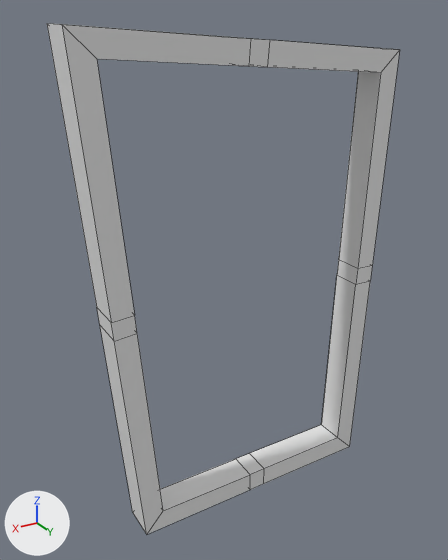
The Blender file camera-game/Assets/Objects/Level Elements/WIP/Objects.blend, before and after one commit.
One viewpoint serves both versions: a 50 mm lens placed at (1.525, 1.687, 1.637), pointed at (0.5, -0.021, 0.783). Lighting does not change. The marker at lower left points along +X, +Y and +Z. Mesh edges are drawn as thin lines. The same objects are shown in both versions, whatever each file hides.

Names of what the first picture shows: 'DoorFrame'.
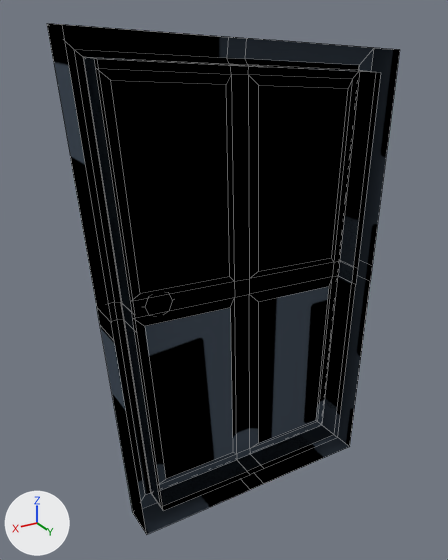
Changed parts and their boxes (x1, y1, x2, y2) in the pictures (448 x 560 px):
part 1 of me_plane_006, added (black): after (84, 57, 376, 506)
part 2 of me_plane_006, deleted: before (62, 24, 400, 534)
part 3 of me_plane_006, recoloured: before (47, 24, 380, 533); after (47, 24, 400, 534)

Patch to the scene script:
```diff
--- a/camera-game/Assets/Objects/Level Elements/WIP/Objects.blend.py
+++ b/camera-game/Assets/Objects/Level Elements/WIP/Objects.blend.py
@@ mat_material @@
+mat_material = diffuse_material('Material')
+mat_material.texture = img_film_png
@@ me_plane_006 @@
 # used by ob_doorframe; location = (0.0, 0.0, 0.0)
 # verts and faces of me_plane_006; kept vertices keep their numbers, new ones are numbered from 60
 # before: 12 (-0.06, 0.1, -0.07) at pixel (349, 446), 13 (1.03, 0.1, 1.61) at pixel (61, 24), 14 (0.89, 0.1, -0.07) at pixel (146, 534), 15 (-0.11, 0.1, 1.53) at pixel (399, 49), 16 (0.96, 0.1, 0.73) at pixel (114, 341)
 # before: 17 (0.96, 0.1, 0.79) at pixel (111, 322), 18 (-0.08, 0.1, 0.76) at pixel (372, 265), 19 (-0.08, 0.1, 0.69) at pixel (370, 281), 20 (0.39, 0.1, -0.07) at pixel (263, 483), 21 (0.45, 0.1, -0.07) at pixel (250, 489)
 # before: 22 (0.48, 0.1, 1.57) at pixel (250, 38), 23 (0.42, 0.1, 1.57) at pixel (269, 39), 24 (0.02, 0.1, 0.0) at pixel (337, 437), 25 (0.95, 0.1, 1.53) at pixel (96, 58), 26 (0.83, 0.1, 0.0) at pixel (163, 510)
 # before: 27 (-0.03, 0.1, 1.46) at pixel (380, 72), 28 (0.88, 0.1, 0.73) at pixel (137, 333), 29 (0.89, 0.1, 0.8) at pixel (134, 315), 30 (-0.01, 0.1, 0.76) at pixel (357, 268), 31 (-0.01, 0.1, 0.7) at pixel (355, 284)
 # before: 32 (0.39, 0.1, 0.0) at pixel (264, 468), 33 (0.45, 0.1, 0.0) at pixel (250, 474), 34 (0.49, 0.1, 1.5) at pixel (248, 66), 35 (0.42, 0.1, 1.49) at pixel (267, 67)
-me_plane_006.from_pydata(...)  # 60 vertices, 60 faces; spans x -0.11..1.03, y -0.02..0.1, z -0.07..1.61
+me_plane_006.from_pydata(...)  # 148 vertices, 123 faces; spans x -0.11..1.03, y -0.08..0.1, z -0.07..1.61
+# me_plane_006 part 1: a new loose piece of 56 vertices spanning x -0.03..0.95, y 0.0..0.08, z 0.0..1.53, in mat_material (picture img_film_png)
+# me_plane_006 part 2
+delete_faces([(16, 28, 29, 17), (18, 30, 31, 19), (20, 32, 33, 21), (22, 34, 35, 23), (13, 25, 34, 22), (13, 17, 29, 25)])
+delete_faces([(14, 21, 33, 26), (14, 26, 28, 16), (15, 27, 30, 18), (15, 23, 35, 27), (12, 24, 32, 20), (12, 19, 31, 24)])
+# me_plane_006 part 3: 48 faces spanning x -0.11..1.03, y -0.02..0.1, z -0.07..1.61 switch from no material to mat_material (picture img_film_png)
```
